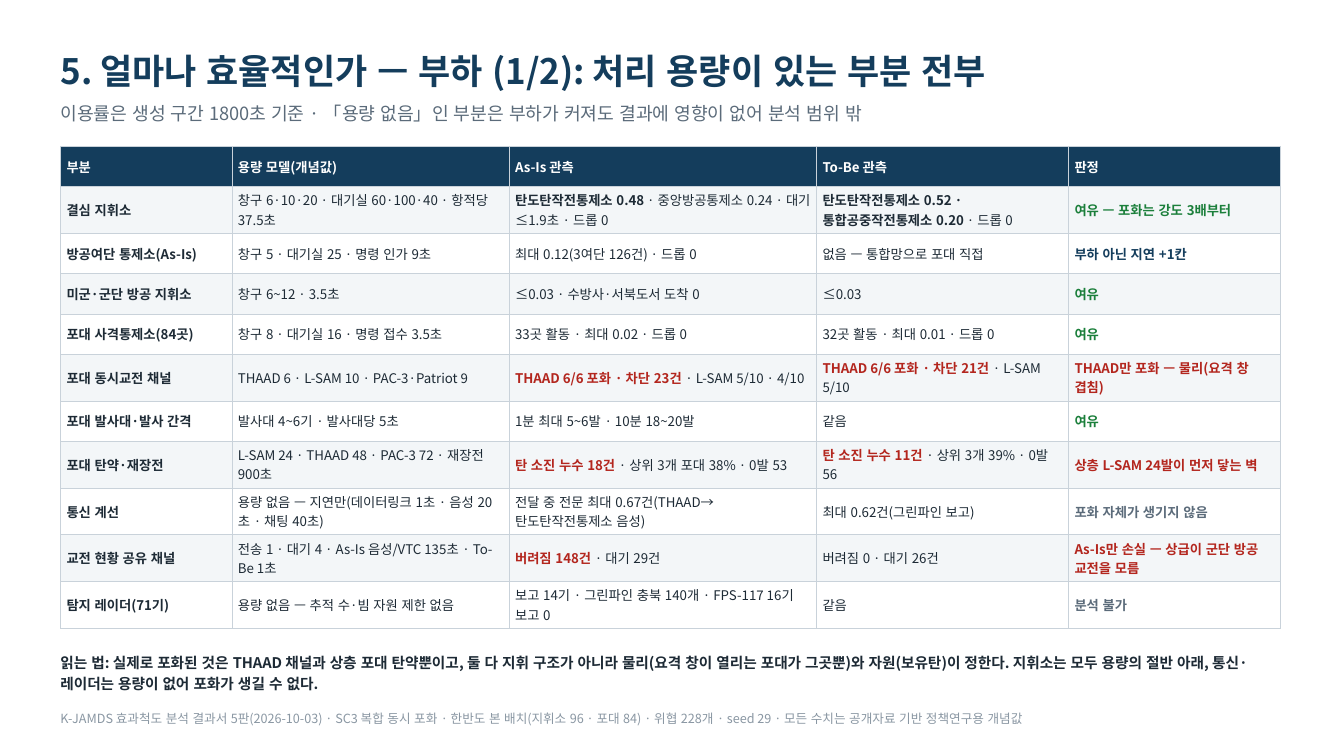
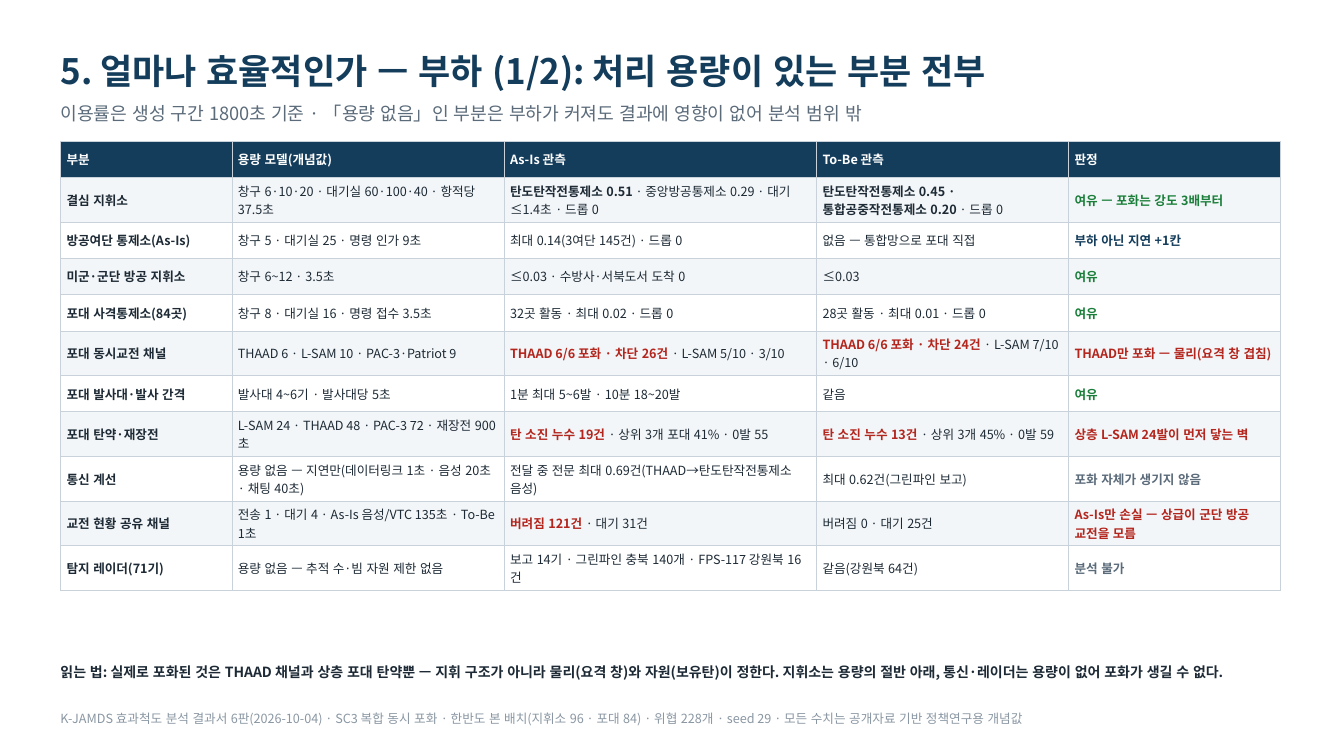
Before and after one commit to DaehyunY00/Air_Defense, a slide deck: slide 8 of K-JAMDS_효과척도_발표정리본.pptx. Drawn at 1344x756 pixels with LibreOffice and Linux fonts; fonts in the diff are those of the drawing. Boxes give left, top, right and bottom in pixels: in the first picture for what was removed or moved away, otherwise in the second. Text is boxed around its words. In the diff, an @@ line names an element or a change of style, - is before the commit and + after.

```diff
--- a/K-JAMDS_효과척도_발표정리본.pptx
+++ b/K-JAMDS_효과척도_발표정리본.pptx
@@ table at box(60, 141, 1280, 580) @@
-row 2, column 3: 탄도탄작전통제소 0.48 · 중앙방공통제소 0.24 · 대기 ≤1.9초 · 드롭 0
+row 2, column 3: 탄도탄작전통제소 0.51 · 중앙방공통제소 0.29 · 대기 ≤1.4초 · 드롭 0
-row 2, column 4: 탄도탄작전통제소 0.52 · 통합공중작전통제소 0.20 · 드롭 0
+row 2, column 4: 탄도탄작전통제소 0.45 · 통합공중작전통제소 0.20 · 드롭 0
-row 3, column 3: 최대 0.12(3여단 126건) · 드롭 0
+row 3, column 3: 최대 0.14(3여단 145건) · 드롭 0
-row 5, column 3: 33곳 활동 · 최대 0.02 · 드롭 0
+row 5, column 3: 32곳 활동 · 최대 0.02 · 드롭 0
-row 5, column 4: 32곳 활동 · 최대 0.01 · 드롭 0
+row 5, column 4: 28곳 활동 · 최대 0.01 · 드롭 0
-row 6, column 3: THAAD 6/6 포화 · 차단 23건 · L-SAM 5/10 · 4/10
+row 6, column 3: THAAD 6/6 포화 · 차단 26건 · L-SAM 5/10 · 3/10
-row 6, column 4: THAAD 6/6 포화 · 차단 21건 · L-SAM 5/10
+row 6, column 4: THAAD 6/6 포화 · 차단 24건 · L-SAM 7/10 · 6/10
-row 8, column 3: 탄 소진 누수 18건 · 상위 3개 포대 38% · 0발 53
+row 8, column 3: 탄 소진 누수 19건 · 상위 3개 포대 41% · 0발 55
-row 8, column 4: 탄 소진 누수 11건 · 상위 3개 39% · 0발 56
+row 8, column 4: 탄 소진 누수 13건 · 상위 3개 45% · 0발 59
-row 9, column 3: 전달 중 전문 최대 0.67건(THAAD→탄도탄작전통제소 음성)
+row 9, column 3: 전달 중 전문 최대 0.69건(THAAD→탄도탄작전통제소 음성)
-row 10, column 3: 버려짐 148건 · 대기 29건
+row 10, column 3: 버려짐 121건 · 대기 31건
-row 10, column 4: 버려짐 0 · 대기 26건
+row 10, column 4: 버려짐 0 · 대기 25건
-row 11, column 3: 보고 14기 · 그린파인 충북 140개 · FPS-117 16기 보고 0
+row 11, column 3: 보고 14기 · 그린파인 충북 140개 · FPS-117 강원북 16건
-row 11, column 4: 같음
+row 11, column 4: 같음(강원북 64건)
@@ size 9.5 to 9 pt in "부분", "용량 모델(개념값)", "As-Is 관측", "To-Be 관측" and 37 more places @@
@@ table: place and size @@
-table at box(60, 146, 1280, 624)
+table at box(60, 141, 1280, 580)
@@ text at box(60, 665, 1223, 680): text changed; size 10.5 to 10 pt @@
-읽는 법: 실제로 포화된 것은 THAAD 채널과 상층 포대 탄약뿐이고, 둘 다 지휘 구조가 아니라 물리(요격 창이 열리는 포대가 그곳뿐)와 자원(보유탄)이 정한다. 지휘소는 모두 용량의 절반 아래, 통신·레이더는 용량이 없어 포화가 생길 수 없다.
+읽는 법: 실제로 포화된 것은 THAAD 채널과 상층 포대 탄약뿐 — 지휘 구조가 아니라 물리(요격 창)와 자원(보유탄)이 정한다. 지휘소는 용량의 절반 아래, 통신·레이더는 용량이 없어 포화가 생길 수 없다.
@@ text at box(60, 712, 1023, 725): text changed @@
-K-JAMDS 효과척도 분석 결과서 5판(2026-10-03) · SC3 복합 동시 포화 · 한반도 본 배치(지휘소 96 · 포대 84) · 위협 228개 · seed 29 · 모든 수치는 공개자료 기반 정책연구용 개념값
+K-JAMDS 효과척도 분석 결과서 6판(2026-10-04) · SC3 복합 동시 포화 · 한반도 본 배치(지휘소 96 · 포대 84) · 위협 228개 · seed 29 · 모든 수치는 공개자료 기반 정책연구용 개념값
```
Also in this commit, not shown: 10 other slides changed, 22 other files.
